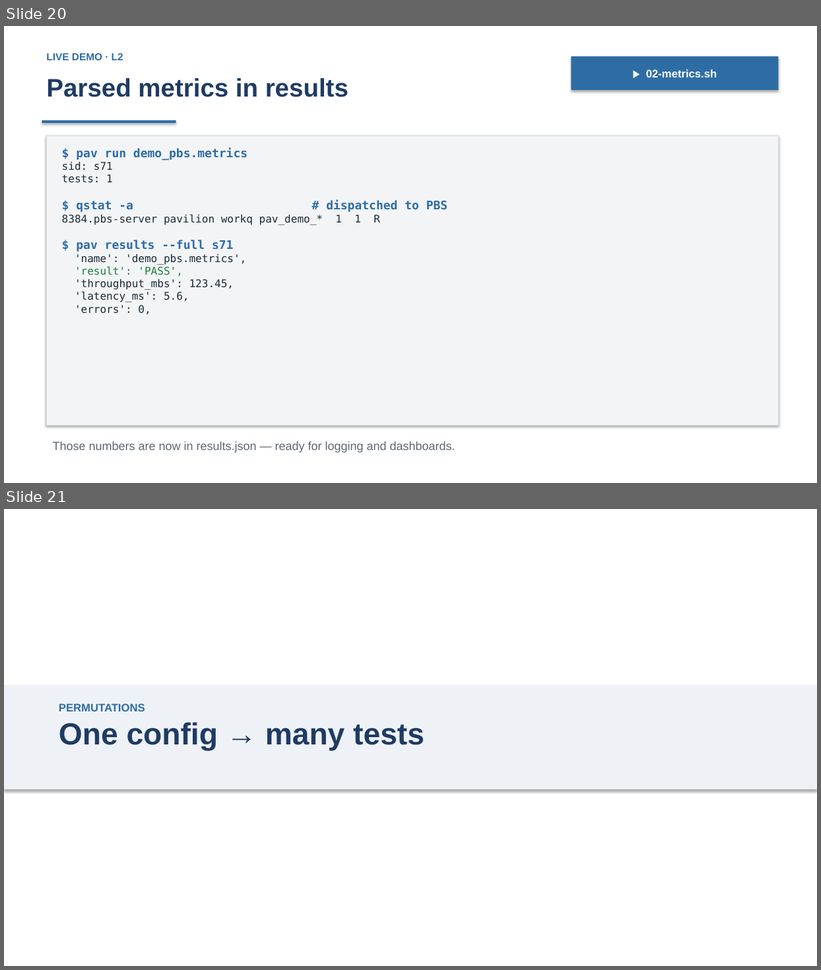
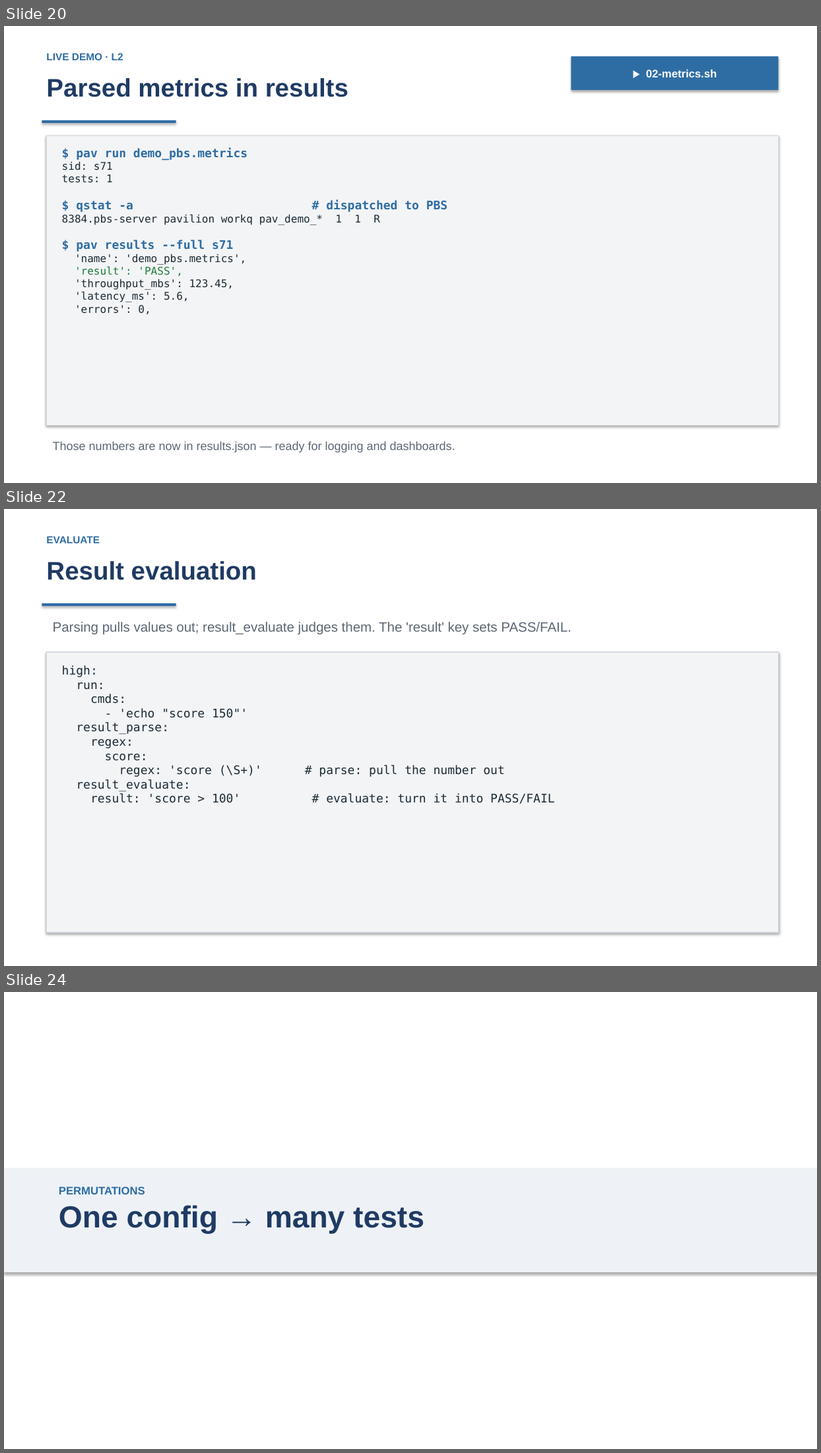
Before and after one commit to curtisecombsjr/pavilion-workshop, a slide deck: deck/pavilion-workshop.pptx. Shown one above the other, each under a label of ours: slides 20 and 21 before the commit, slides 20, 22 and 24 after it; the slides between them are not shown. The pictures are 821x970 and 821x1453 pixels, drawn with LibreOffice and Linux fonts; fonts in the diff are those of the drawing. Boxes give left, top, right and bottom in pixels: in the first picture for what was removed or moved away, otherwise in the second. Text is boxed around its words. In the diff, an @@ line names an element or a change of style, - is before the commit and + after.

```diff
--- a/deck/pavilion-workshop.pptx
+++ b/deck/pavilion-workshop.pptx
@@ slide 22 added at [4,509,817,966], background #FFFFFF @@
@@ text added at [46,536,100,543], 12 pt, text #2E6DA4, bold @@
+EVALUATE
@@ text added at [46,561,257,580], 30 pt, text #1F3B63, bold @@
+Result evaluation
@@ rectangle added at [42,603,176,606], fill #2E6DA4 @@
@@ text added at [53,622,572,635], 16 pt, text #5B6674 @@
+Parsing pulls values out; result_evaluate judges them. The 'result' key sets PASS/FAIL.
@@ rectangle added at [47,652,779,933], fill #F3F4F6, outline #D5DAE0 1 pt, 14 pt, text #1B2B34 @@
+high:
+run:
+cmds:
+- 'echo "score 150"'
+result_parse:
+regex:
+score:
+regex: 'score (\S+)' # parse: pull the number out
+result_evaluate:
+result: 'score > 100' # evaluate: turn it into PASS/FAIL
@@ what was slide 21 is now slide 24 @@
```
Also in this commit, not shown: 2 other slides added, 4 other files.
